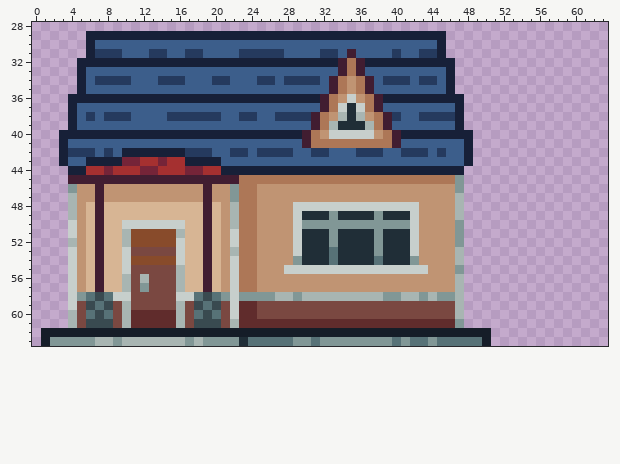
Pixel-art sprite -- public/assets/House5.png. This is how it looked before the edit.
The file is 64x64 pixels. Shown: x 0..63, y 28..63. The old version is drawn lined up with the new one.
Once edited:
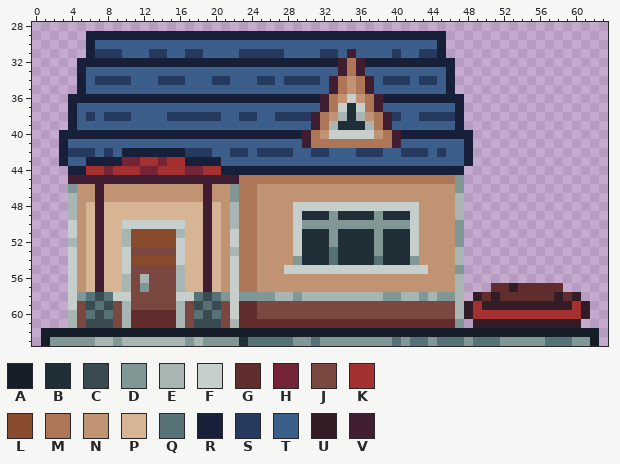
Palette (. is transparent): A #151d28  B #202e37  C #394a50  D #819796  E #a8b5b2  F #c7cfcc  G #602c2c  H #752438  J #7a4841  K #a53030  L #884b2b  M #ad7757  N #c09473  P #d7b594  Q #577277  R #172038  S #253a5e  T #3c5e8b  U #341c27  V #411d31
Commit message: Changed the house art to include the pot and added the inner house art
The edit:
whole drawing moved by -6,+0 (the old picture is shown already moved)
@@ x 46..63 @@
 56 NE................
-57 NE................
-58 DE................
-59 JE................
-60 JE................
-61 GD................
-62 AAAAA.............
-63 QQQQA.............
+57 NE...GGUGGGGG.....
+58 DE.UGUGGGGGGUGU...
+59 JEUKUUUUUUUUUUKU..
+60 JEUKKKKKKKKKKKKU..
+61 GD.UUUUUUUUUUUU...
+62 AAAAAAAAAAAAAAAAA.
+63 QQDQQQDDDDDQQQDDA.
